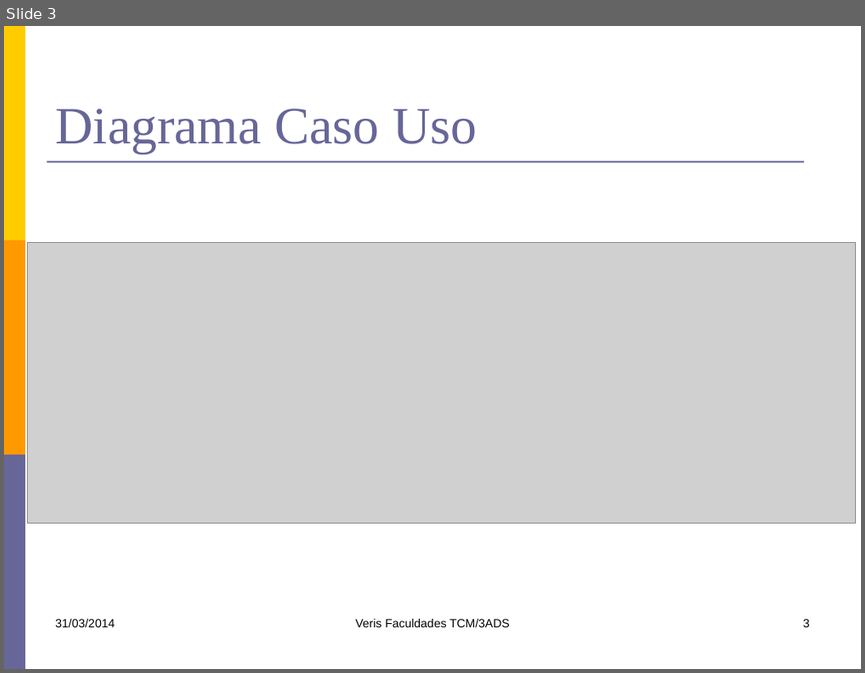
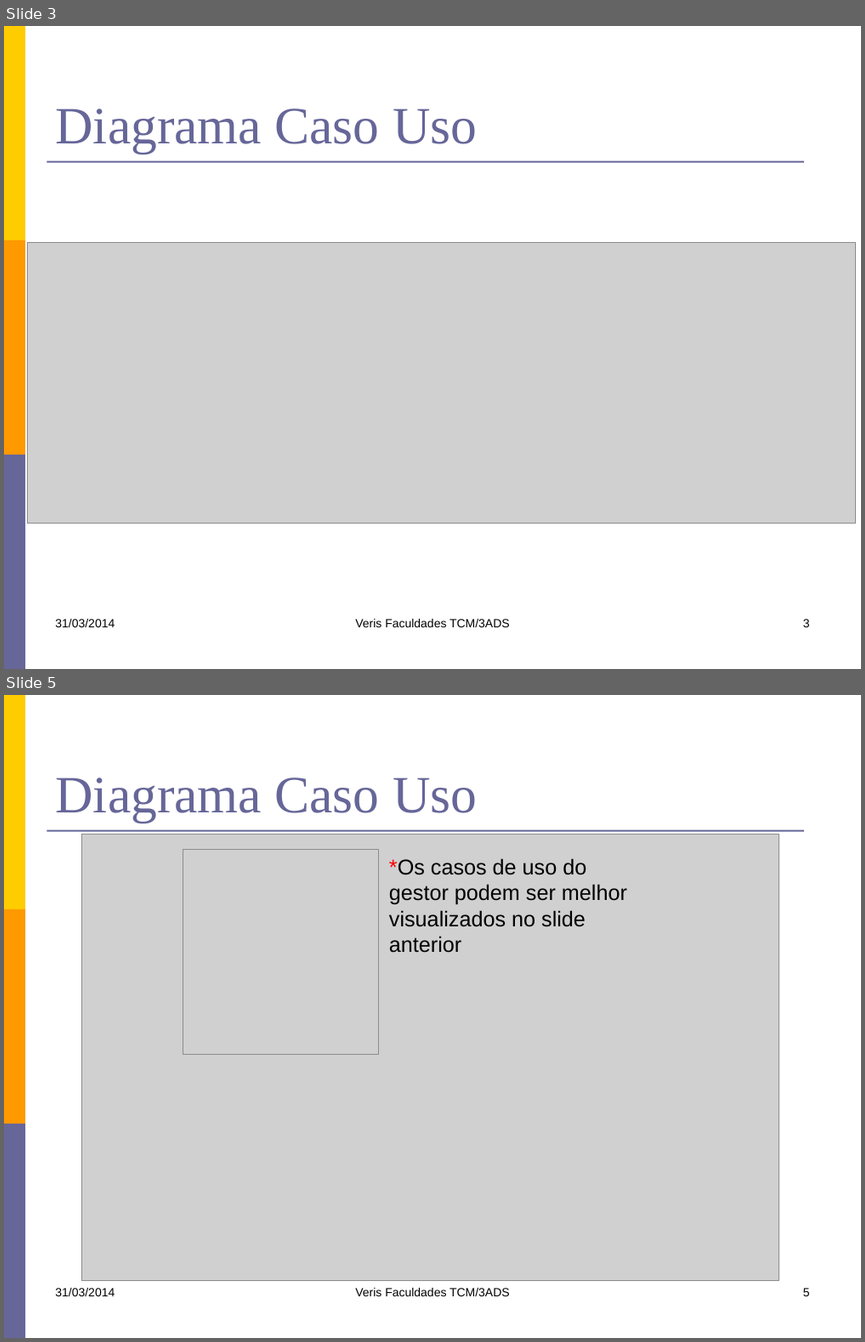
Before and after one commit to kokmz/TCCHUE, a slide deck: documentacao/G4_Apresentacao1sem2014.pptx. Shown one above the other, each under a label of ours: slide 3 before the commit, slides 3 and 5 after it; the slides between them are not shown. The pictures are 865x673 and 865x1342 pixels, drawn with LibreOffice and Linux fonts; fonts in the diff are those of the drawing; grey boxes stand for pictures. Boxes give left, top, right and bottom in pixels: in the first picture for what was removed or moved away, otherwise in the second. Text is boxed around its words. In the diff, an @@ line names an element or a change of style, - is before the commit and + after.

Commit message:
Atualização dos slides de diagrama de caso de uso e escopo.

```diff
--- a/documentacao/G4_Apresentacao1sem2014.pptx
+++ b/documentacao/G4_Apresentacao1sem2014.pptx
@@ slide 5 added at box(4, 695, 861, 1338), background #FFFFFF; not listed: 4 template elements that a slide beside it also shows @@
@@ title added at box(55, 777, 477, 823), 44 pt, text #666699 @@
+Diagrama Caso Uso
@@ picture added at box(82, 834, 778, 1280) @@
@@ picture added at box(183, 849, 380, 1054) @@
@@ text added at box(389, 858, 627, 953), 18 pt, text #000000 @@
+*Os casos de uso do gestor podem ser melhor visualizados no slide anterior
@@ text added at box(55, 1287, 114, 1296), 10 pt, text #000000 @@
+31/03/2014
@@ text added at box(355, 1287, 510, 1296), 10 pt, text #000000 @@
+Veris Faculdades TCM/3ADS
@@ page number added at box(803, 1287, 810, 1296), 10 pt, text #000000 @@
+5
```
Also in this commit, not shown: 2 slides changed, 1 other slide added.
